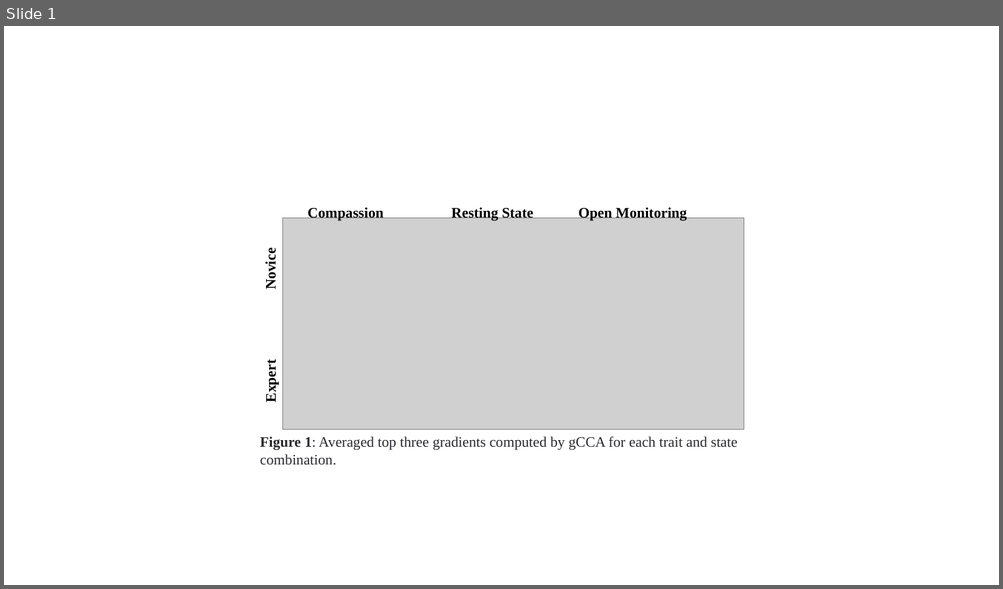
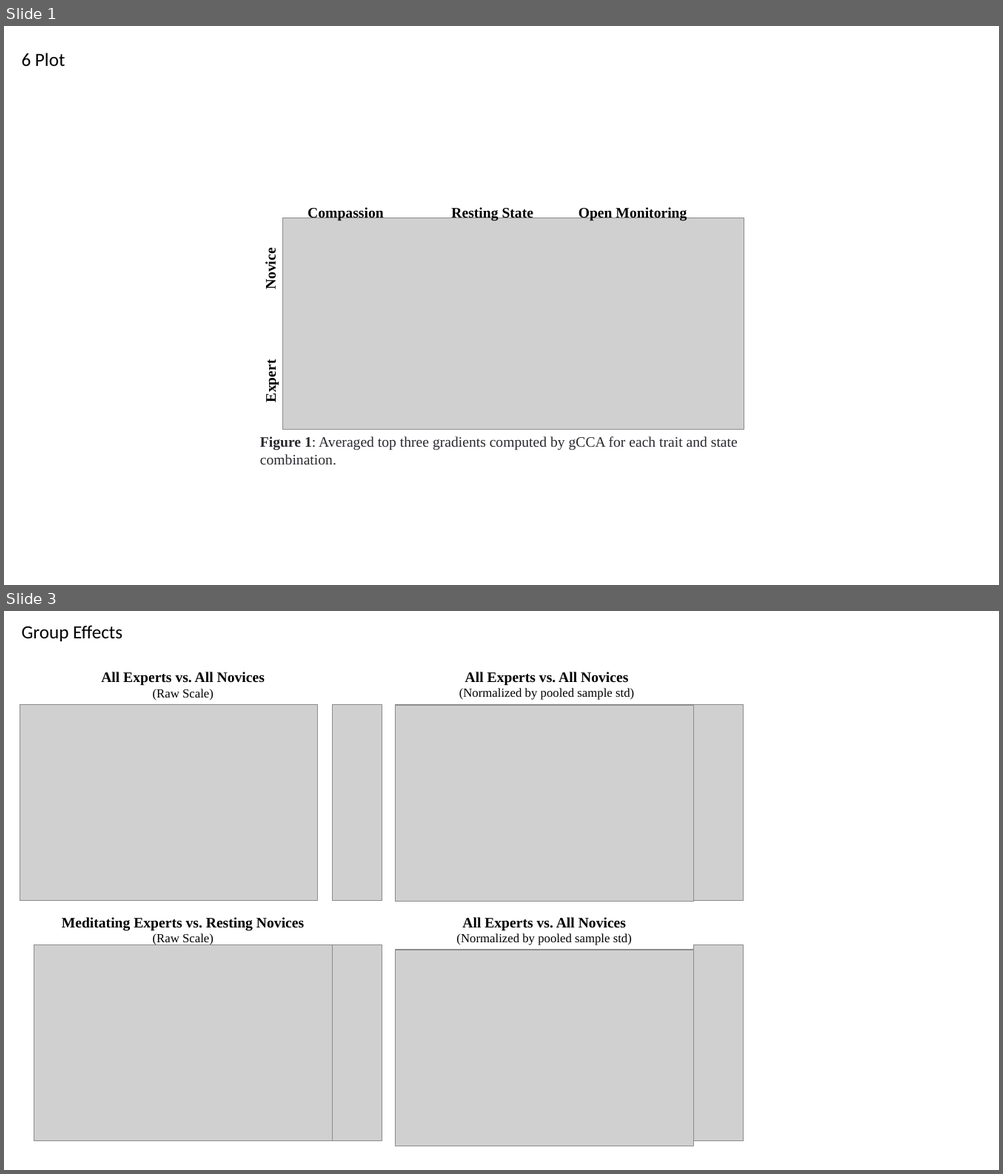
Before and after one commit to neurodata/meditation, a slide deck: reports/Gradient Figure.pptx. Shown one above the other, each under a label of ours: slide 1 before the commit, slides 1 and 3 after it; the slides between them are not shown. The pictures are 1003x589 and 1003x1174 pixels, drawn with LibreOffice and Linux fonts; fonts in the diff are those of the drawing; grey boxes stand for pictures. Boxes give left, top, right and bottom in pixels: in the first picture for what was removed or moved away, otherwise in the second. Text is boxed around its words. In the diff, an @@ line names an element or a change of style, - is before the commit and + after.

```diff
--- a/reports/Gradient Figure.pptx
+++ b/reports/Gradient Figure.pptx
@@ slide 3 added at <box>4,611,999,1170</box>, background #FFFFFF @@
@@ text added at <box>22,625,122,641</box>, 18 pt, text #000000 @@
+Group Effects
@@ text added at <box>101,672,264,701</box>, 14 pt, text #000000, bold @@
+All Experts vs. All Novices
+(Raw Scale)
@@ text added at <box>459,672,634,700</box>, 12 pt, text #000000 @@
+All Experts vs. All Novices
+(Normalized by pooled sample std)
@@ picture added at <box>20,704,317,900</box> @@
@@ picture added at <box>333,705,382,901</box> @@
@@ picture added at <box>395,705,694,901</box> @@
@@ picture added at <box>694,704,743,900</box> @@
@@ text added at <box>62,917,304,946</box>, 14 pt, text #000000, bold @@
+Meditating Experts vs. Resting Novices
+(Raw Scale)
@@ text added at <box>456,917,632,945</box>, 12 pt, text #000000 @@
+All Experts vs. All Novices
+(Normalized by pooled sample std)
@@ picture added at <box>34,945,332,1142</box> @@
@@ picture added at <box>333,945,382,1142</box> @@
@@ picture added at <box>395,950,694,1146</box> @@
@@ picture added at <box>694,945,743,1142</box> @@
@@ slide 1 changed as well @@
@@ text added at <box>22,53,65,66</box>, 18 pt, text #000000 @@
+6 Plot
```
Also in this commit, not shown: 1 other slide added, 29 other files.
